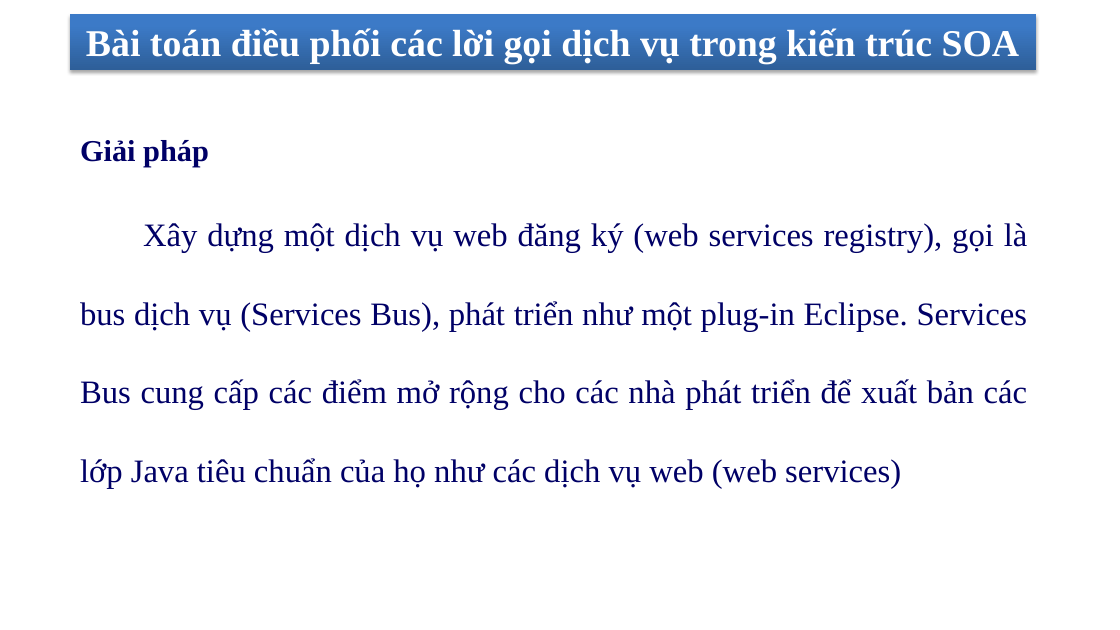
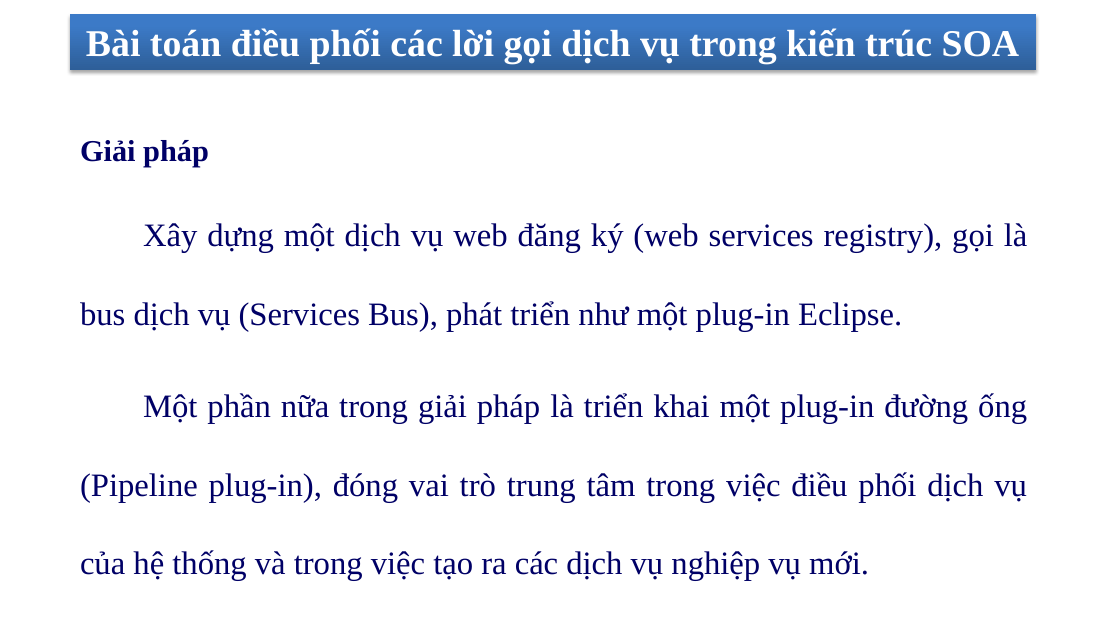
Before and after one commit to nhanhnt/LUANVAN, a slide deck: slide 28 of WORD/luanvan_nhanhnt_ver5.pptx (slide 29 before the commit). Drawn at 1120x630 pixels with LibreOffice and Linux fonts; fonts in the diff are those of the drawing; background and template pictures are left out. Boxes give left, top, right and bottom in pixels: in the first picture for what was removed or moved away, otherwise in the second. Text is boxed around its words. In the diff, an @@ line names an element or a change of style, - is before the commit and + after.

```diff
--- a/WORD/luanvan_nhanhnt_ver5.pptx
+++ b/WORD/luanvan_nhanhnt_ver5.pptx
@@ text at [80,223,1028,581]: text changed @@
-    Xây dựng một dịch vụ web đăng ký (web services registry), gọi là bus dịch vụ (Services Bus), phát triển như một plug-in Eclipse. Services Bus cung cấp các điểm mở rộng cho các nhà phát triển để xuất bản các lớp Java tiêu chuẩn của họ như các dịch vụ web (web services)
+    Xây dựng một dịch vụ web đăng ký (web services registry), gọi là bus dịch vụ (Services Bus), phát triển như một plug-in Eclipse.
+    Một phần nữa trong giải pháp là triển khai một plug-in đường ống (Pipeline plug-in), đóng vai trò trung tâm trong việc điều phối dịch vụ của hệ thống và trong việc tạo ra các dịch vụ nghiệp vụ mới.
```
Also in this commit, not shown: 2 other slides changed, 2 slides removed, 2 other files.
